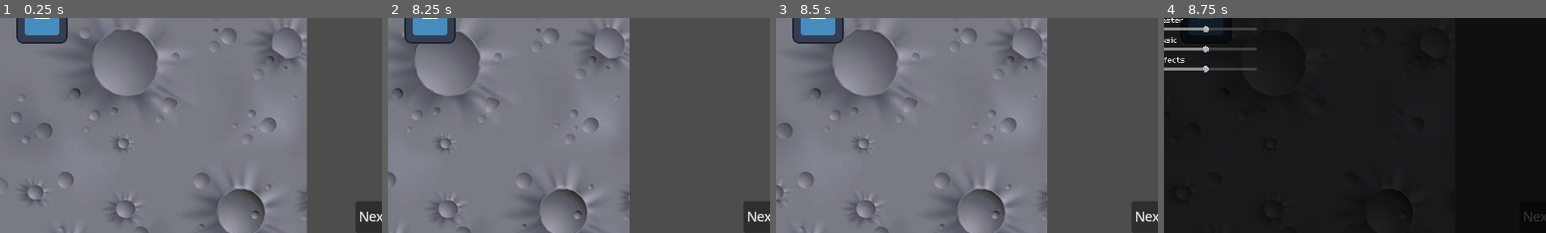
Above: before the commit, frames 1-4 (left to right).
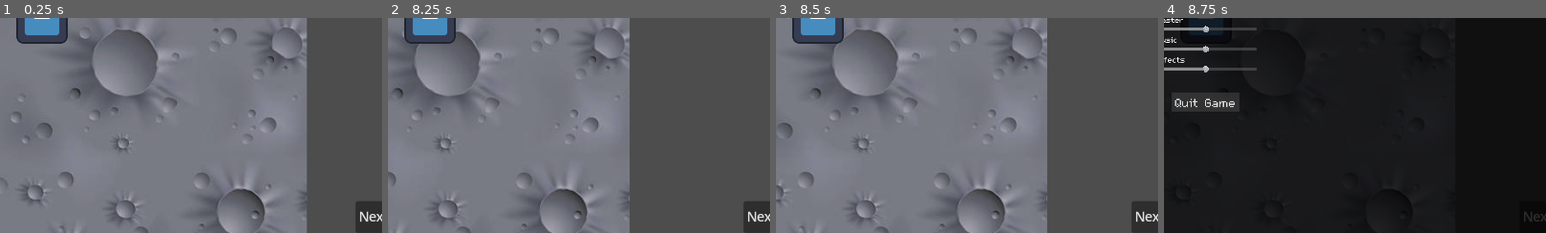
Above: after the commit, the same moments.

Repository: LunariumGame/Lunarium
Game: Godot game, scene res://scenes/world.tscn
The game is run twice, just before and just after one commit, with the same random seed, the same clock (stepped at 60 frames per second) and the same inputs. The engine's default icon, where the game draws it, is replaced by a stand-in: a white triangle on a blue panel in a dark square.
Inputs:
- Up to frame 1 (0.25 s): no input
- Up to frame 2 (8.25 s): click "Settings" at 0.5 s; click "Next Turn" at 1.25 s; click "Next Turn" at 2 s; click "Tech" at 2.75 s; click "Build" at 3.5 s; click "Bots" at 4.25 s; tap Enter at 5 s; hold Right (ui_right) 5.03-5.78 s; hold Down (ui_down) 5.78-6.53 s; hold Right (ui_right) 6.53-7.28 s; hold Up (ui_up) 7.28-8.03 s; hold A (ui_left) from 8.03 s (still down)
- Up to frame 3 (8.5 s): keep holding A (ui_left)
- Up to frame 4 (8.75 s): keep holding A (ui_left); tap Escape (settings) at 8.65 s
The pictures show only the part of the screen within x 44-94%, y 50-100%; the shares and areas given below are measured in that part.

Frames 1-3 are identical in both runs. In frame 4, 1.6% of the frame differs, in the area x 2-20%, y 34-44%.

Commit message:
Simple quit game button in settings

Diff:
--- a/scenes/screens/settings.tscn
+++ b/scenes/screens/settings.tscn
@@ -388,6 +388,13 @@
 corner_radius_bottom_left = 5
 shadow_color = Color(1, 1, 1, 0.6)
 anti_aliasing_size = 0.55
+
+[sub_resource type="StyleBoxFlat" id="StyleBoxFlat_a6gug"]
+content_margin_left = 8.0
+content_margin_top = 5.0
+content_margin_right = 8.0
+content_margin_bottom = 5.0
+bg_color = Color(0.29586652, 0.29586652, 0.29586637, 0.49803922)
 
 [node name="Settings" type="CanvasLayer"]
 process_mode = 3
@@ -505,6 +512,25 @@
 max_value = 1.0
 step = 0.01
 
+[node name="QuitGame" type="Button" parent="Settings"]
+layout_mode = 1
+anchors_preset = 7
+anchor_left = 0.5
+anchor_top = 1.0
+anchor_right = 0.5
+anchor_bottom = 1.0
+offset_left = -48.0
+offset_top = -336.0
+offset_right = 44.0
+offset_bottom = -305.0
+grow_horizontal = 2
+grow_vertical = 0
+theme_override_fonts/font = ExtResource("2_jljg7")
+theme_override_font_sizes/font_size = 48
+theme_override_styles/normal = SubResource("StyleBoxFlat_a6gug")
+text = "Quit Game"
+
 [connection signal="value_changed" from="Settings/AudioSettings/MasterVolume" to="." method="_on_master_volume_value_changed"]
 [connection signal="value_changed" from="Settings/AudioSettings/MusicVolume" to="." method="_on_music_volume_value_changed"]
 [connection signal="value_changed" from="Settings/AudioSettings/EffectsVolume" to="." method="_on_effects_volume_value_changed"]
+[connection signal="pressed" from="Settings/QuitGame" to="." method="_on_quit_game_pressed"]
--- a/scripts/screens/settings.gd
+++ b/scripts/screens/settings.gd
@@ -58,3 +58,7 @@
 func _on_effects_volume_value_changed(value: float) -> void:
 	settings_data.volume_value_effects = value
 	AudioServer.set_bus_volume_db(2, linear_to_db(value))
+
+
+func _on_quit_game_pressed() -> void:
+	get_tree().quit()
Not shown: 1 places in scenes/screens/settings.tscn that only renumber resources
